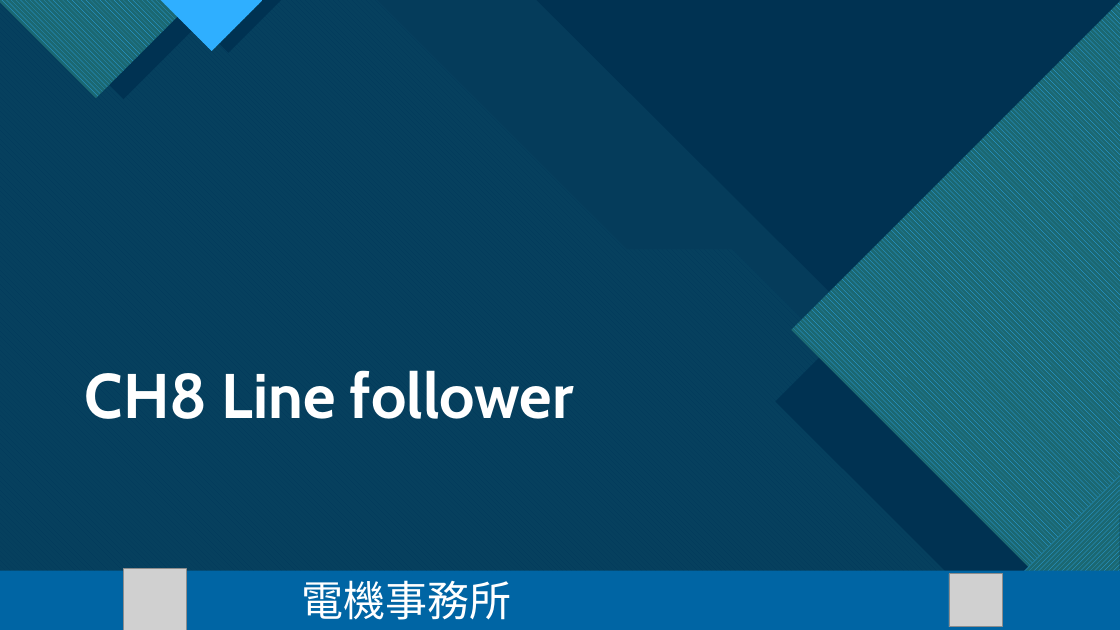
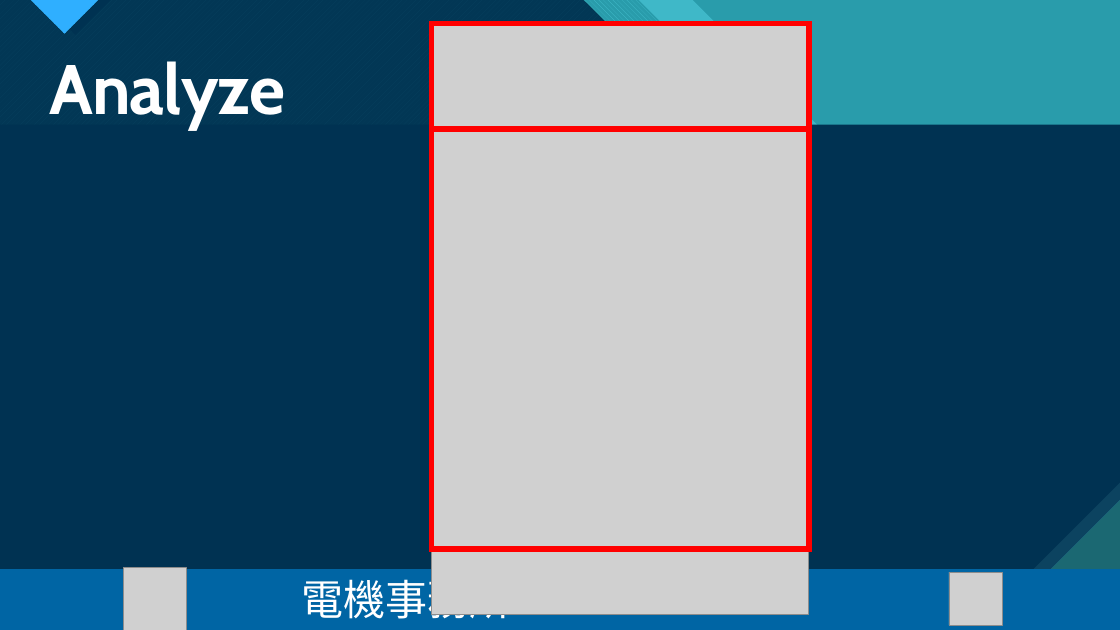
Before and after one commit to Harrysome/2022-NTNU-EEcamp, a slide deck: slide 50 of PPT/機器人動起來 day3.pptx (slide 18 before the commit). Drawn at 1120x630 pixels with LibreOffice and Linux fonts; fonts in the diff are those of the drawing; grey boxes stand for pictures. Boxes give left, top, right and bottom in pixels: in the first picture for what was removed or moved away, otherwise in the second. Text is boxed around its words. In the diff, an @@ line names an element or a change of style, - is before the commit and + after.

```diff
--- a/PPT/機器人動起來 day3.pptx
+++ b/PPT/機器人動起來 day3.pptx
@@ background #FFFFFF to #47C3D3 @@
@@ freeform shape at <box>0,0,1120,630</box>: outline redrawn @@
@@ rectangle at <box>0,0,1120,630</box>: fill #0C4360 to #299CAB @@
@@ freeform shape: place and size @@
-freeform shape at <box>0,0,1113,630</box>
+freeform shape at <box>0,0,1120,630</box>
@@ freeform shape at <box>0,0,1120,630</box>: fill pattern #0065A4 on #47C3D3 to pattern #47C3D3 on #1B6872 @@
@@ freeform shape removed at <box>0,0,194,98</box> @@
@@ rectangle added at <box>0,0,1120,630</box>, fill #299CAB @@
@@ freeform shape removed at <box>24,0,223,100</box> @@
@@ freeform shape: place and size @@
-freeform shape at <box>160,0,264,51</box>
+freeform shape at <box>31,0,99,34</box>
@@ freeform shape added at <box>55,0,1120,630</box>, fill pattern #47C3D3 on #299CAB @@
@@ freeform shape removed at <box>175,0,282,53</box> @@
@@ picture added at <box>432,24,809,614</box> @@
@@ rectangle added at <box>432,24,809,129</box>, outline #FF0000 5 pt @@
@@ right triangle removed at <box>537,0,1120,581</box> @@
@@ freeform shape removed at <box>791,0,1120,630</box> @@
@@ freeform shape removed at <box>775,58,1120,630</box> @@
@@ title added at <box>49,61,285,130</box>, 60 pt, text #FFFFFF, bold @@
+Analyze
@@ snip rect added at <box>0,124,1120,570</box>, fill pattern #0C4360 on #1B6872 @@
@@ rectangle added at <box>432,129,809,549</box>, outline #FF0000 5 pt @@
@@ title removed at <box>85,370,574,419</box> @@
-CH8 Line follower
@@ freeform shape removed at <box>965,476,1120,630</box> @@
@@ freeform shape at <box>991,501,1120,630</box>: fill #003352 to pattern #1B6872 on #47C3D3; rotation 45 to 0 degrees; outline redrawn @@
@@ text "電機事務所" rewrapped from <box>301,580,511,620</box> to <box>301,573,511,626</box> @@
```
Also in this commit, not shown: 21 other slides changed, 29 slides added, 11 slides removed, 3 other files.
